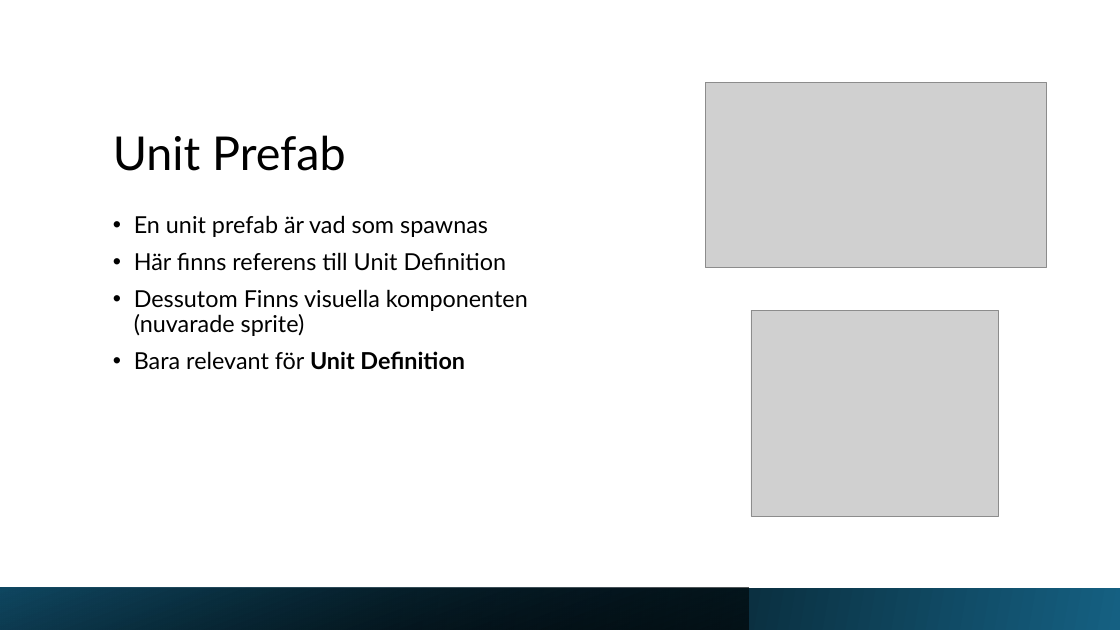
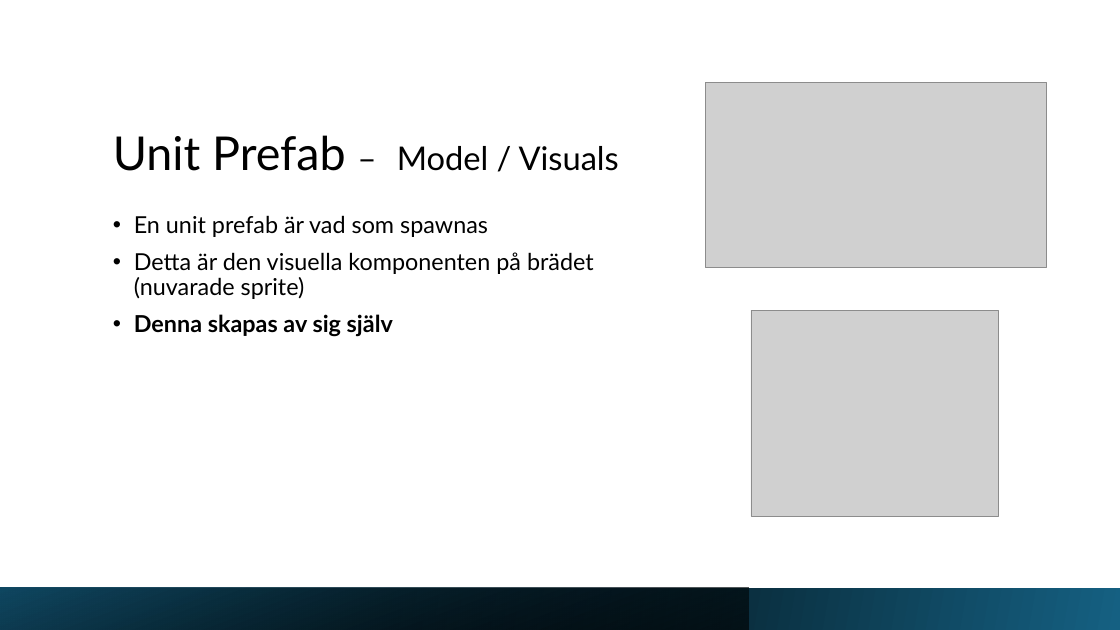
Before and after one commit to Jaltl/RogueLikeChess, a slide deck: slide 5 of Assets/Pontus Unit Builder.pptx. Drawn at 1120x630 pixels with LibreOffice and Linux fonts; fonts in the diff are those of the drawing; grey boxes stand for pictures. Boxes give left, top, right and bottom in pixels: in the first picture for what was removed or moved away, otherwise in the second. Text is boxed around its words. In the diff, an @@ line names an element or a change of style, - is before the commit and + after.

```diff
--- a/Assets/Pontus Unit Builder.pptx
+++ b/Assets/Pontus Unit Builder.pptx
@@ title at [113, 135, 619, 171]: text changed; size 40 to 28 pt @@
-Unit Prefab
+Unit Prefab – Model / Visuals
@@ text at [134, 252, 594, 337]: text changed @@
-• Här finns referens till Unit Definition
-• Dessutom Finns visuella komponenten (nuvarade sprite)
-• Bara relevant för Unit Definition
+• Detta är den visuella komponenten på brädet (nuvarade sprite)
+• Denna skapas av sig själv
```
Also in this commit, not shown: 6 other slides changed.
